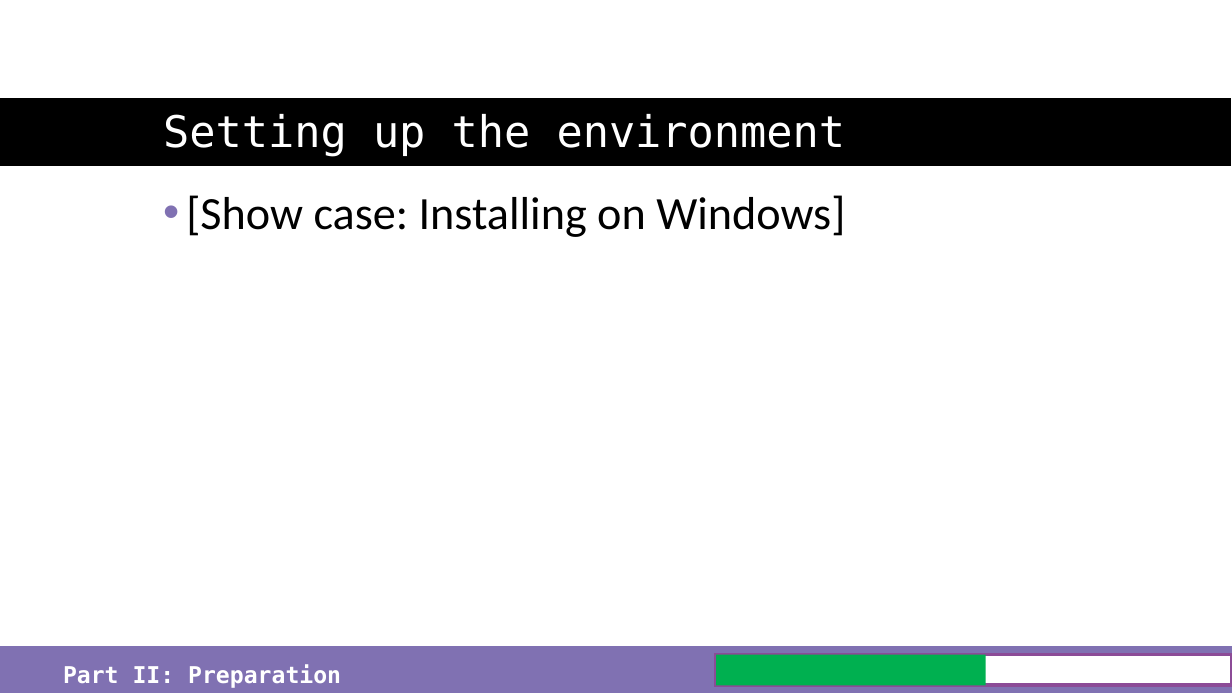
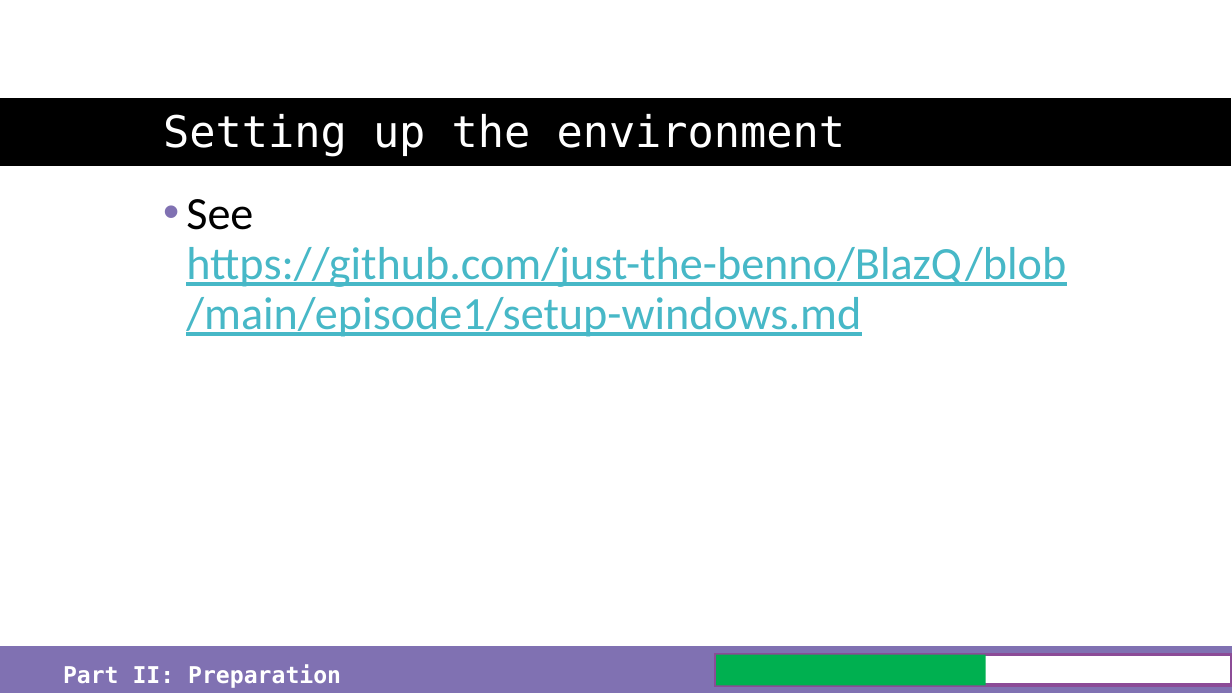
Before and after one commit to just-the-benno/BlazQ, a slide deck: slide 22 of episode1/media/slides-episode-1.pptx. Drawn at 1232x693 pixels with LibreOffice and Linux fonts; fonts in the diff are those of the drawing; background and template pictures are left out. Boxes give left, top, right and bottom in pixels: in the first picture for what was removed or moved away, otherwise in the second. Text is boxed around its words. In the diff, an @@ line names an element or a change of style, - is before the commit and + after.

```diff
--- a/episode1/media/slides-episode-1.pptx
+++ b/episode1/media/slides-episode-1.pptx
@@ text at box(186, 199, 1066, 337): text changed; text colour #000000 to #47B8C7 @@
-• [Show case: Installing on Windows]
+• See https://github.com/just-the-benno/BlazQ/blob/main/episode1/setup-windows.md
```
Also in this commit, not shown: 6 other slides changed, 6 other files.
